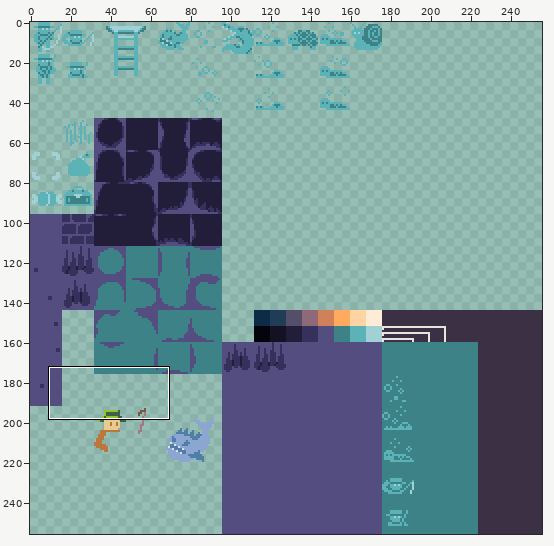
Two versions of one sprite sheet, assets/sprites.png. Above: a wide view before the commit, with the close-up outlined.
Close-up. As it was:
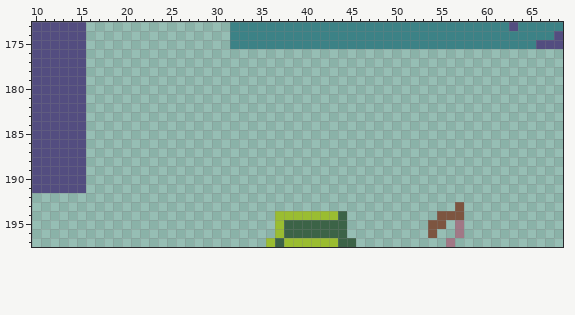
The file is 256x256 pixels. Shown: x 10..68, y 173..197.
After:
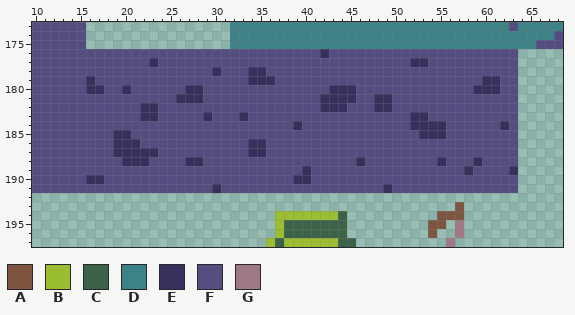
Palette (. is transparent): A #7d5540  B #9abd31  C #3c6347  D #3c8286  E #36305d  F #534d80  G #a17886
Change:
y 176: x 16..63 ................................................ -> FFFFFFFFFFFFFFFFFFFFFFFFFFEFFFFFFFFFFFFFFFFFFFFF
y 177: x 16..63 ................................................ -> FFFFFFFEFFFFFFFFFFFFFFFFFFFFFFFFFFFFEEFFFFFFFFFF
y 178: x 16..63 ................................................ -> FFFFFFFFFFFFFFEFFFEEFFFFFFFFFFFFFFFFFFFFFFFFFFFF
y 179: x 16..63 ................................................ -> EFFFFFFFFFFFFFFFFFEEEFFFFFFFFFFFFFFFFFFFFFFFEEFF
y 180: x 16..63 ................................................ -> EEFFEFFFFFFEEFFFFFFFFFFFFFFEEEFFFFFFFFFFFFFEEEFF
y 181: x 16..63 ................................................ -> FFFFFFFFFFEEEFFFFFFFFFFFFFEEEEFFEEFFFFFFFFFFFFFF
y 182: x 16..63 ................................................ -> FFFFFFEEFFFFFFFFFFFFFFFFFFEEEFFFEEFFFFFFFFFFFFFF
y 183: x 16..63 ................................................ -> FFFFFFEEFFFFFEFFFEFFFFFFFFFFFFFFFFFFEEFFFFFFFFFF
y 184: x 16..63 ................................................ -> FFFFFFFFFFFFFFFFFFFFFFFEFFFFFFFFFFFFEEEEFFFFFFEF
y 185: x 16..63 ................................................ -> FFFEEFFFFFFFFFFFFFFFFFFFFFFFFFFFFFFFFEEEFFFFFFFF
y 186: x 16..63 ................................................ -> FFFEEEFFFFFFFFFFFFEEFFFFFFFFFFFFFFFFFFFFFFFFFFFF
y 187: x 16..63 ................................................ -> FFFEEEEEFFFFFFFFFFEEFFFFFFFFFFFFFFFFFFFFFFFFFFFF
y 188: x 16..63 ................................................ -> FFFFEEEFFFFEEFFFFFFFFFFFFFFFFFEFFFFFFFFEFFFEFFFF
y 189: x 16..63 ................................................ -> FFFFFFFFFFFFFFFFFFFFFFFFEFFFFFFFFFFFFFFFFFEFFFFE
y 190: x 16..63 ................................................ -> EEFFFFFFFFFFFFFFFFFFFFFEEFFFFFFFFFFFFFFFFFFFFFFF
y 191: x 16..63 ................................................ -> FFFFFFFFFFFFFFEFFFFFFFFFFFFFFFFFFEFFFFFFFFFFFFFF
Changed places in both close-ups, as pixel boxes (x1, y1, x2, y2):
added: (86, 49, 518, 193)
